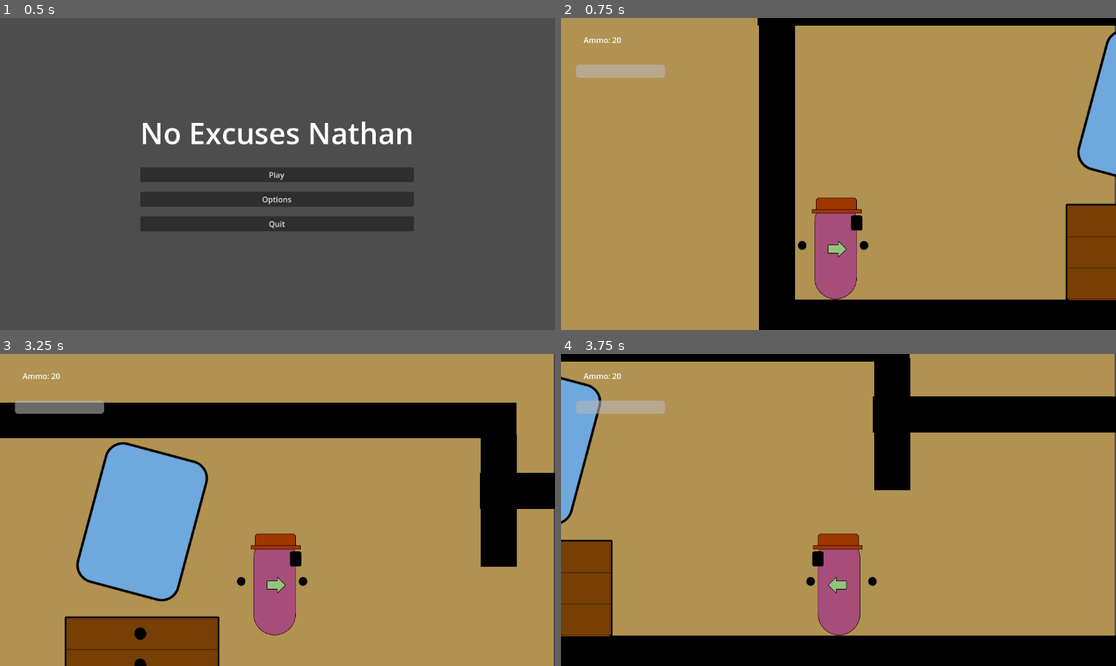
Above: before the commit, frames 1-4 (two rows, left to right).
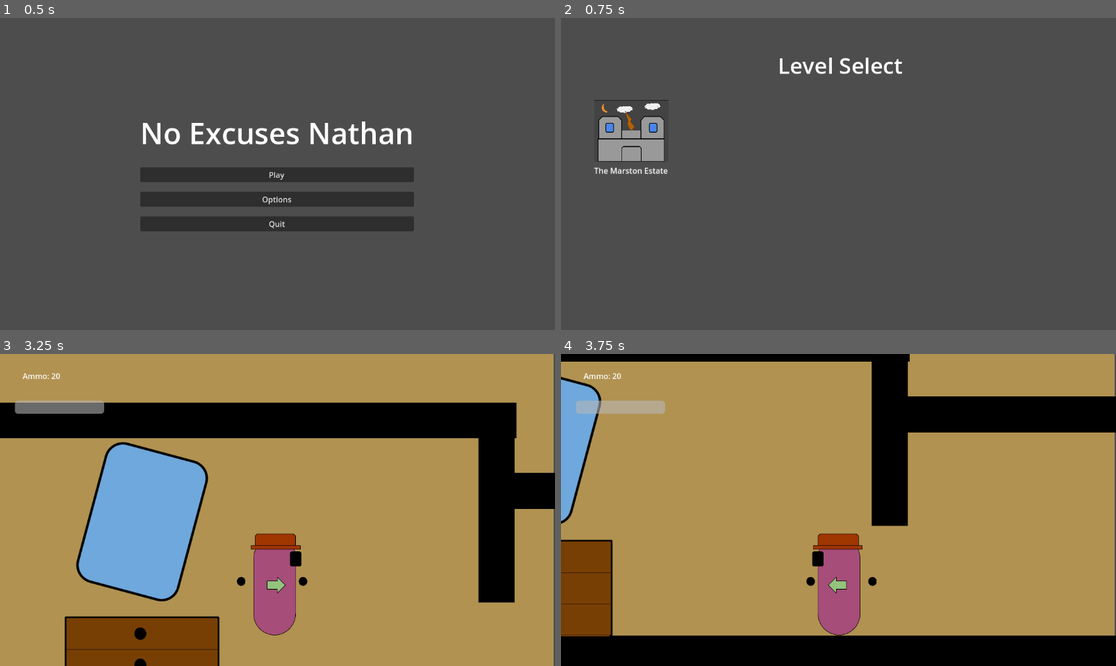
Above: after the commit, the same moments.

Repository: TrinityXon/No-Excuses-Nathan
Game: Godot game, scene res://Levels/UILevels/MainMenu.tscn
The game is run twice, just before and just after one commit, with the same random seed, the same clock (stepped at 60 frames per second) and the same inputs. The engine's default icon, where the game draws it, is replaced by a stand-in: a white triangle on a blue panel in a dark square.
Inputs (mouse positions are in pixels of both pictures, inside the frame that each line leads up to):
- Up to frame 1 (0.5 s): no input
- Up to frame 2 (0.75 s): click "Play" at 0.5 s
- Up to frame 3 (3.25 s): click (72, 466) at 1.27 s; tap Enter at 2 s; hold Right (Move_Right) from 2.03 s (still down); tap F (Pickup) at 2.1 s; tap W (Jump) at 2.27, 3.02 s; tap Ctrl (Shoot) at 2.85 s
- Up to frame 4 (3.75 s): release Right (Move_Right) at 3.53 s; hold Left (MoveLeft) from 3.53 s (still down); tap C (crouch) at 3.6 s

Frame 1 is identical in both runs. In frame 2, 100% of the frame differs, in the area x 0-100%, y 0-100%; in frame 3, 1.1%; in frame 4, 1.1%.

Commit message:
Level Select Screen Implemented

Diff:
--- a/Game_Objects/Floor/BlockoutPlaceholder.tscn
+++ b/Game_Objects/Floor/BlockoutPlaceholder.tscn
@@ -3,6 +3,7 @@
 [ext_resource type="PackedScene" uid="uid://dn7e6nh8el36e" path="res://Game_Objects/Floor/GroundLevel_Base.tscn" id="1_7vwil"]
 
 [node name="GroundLevel" instance=ExtResource("1_7vwil")]
+collision_layer = 39
 
 [node name="CollisionShape2D" parent="." index="0"]
 z_index = 1
--- a/Levels/The_Marston_Estate/Floor_1/floor_1.tscn
+++ b/Levels/The_Marston_Estate/Floor_1/floor_1.tscn
@@ -43,9 +43,9 @@
 [node name="Foyer" type="Node2D" parent="Environment/Rooms"]
 
 [node name="GroundLevel3" parent="Environment/Rooms/Foyer" instance=ExtResource("1_wy6xv")]
-position = Vector2(-2265, 481)
+position = Vector2(-2268, 495)
 rotation = 1.57079
-scale = Vector2(1.28, 0.360002)
+scale = Vector2(1.76, 0.360002)
 
 [node name="GroundLevel4" parent="Environment/Rooms/Foyer" instance=ExtResource("1_wy6xv")]
 position = Vector2(-3188, 574)
--- /dev/null
+++ b/Levels/UILevels/Level_Select/Level_Select.tscn
@@ -0,0 +1,28 @@
+[gd_scene load_steps=2 format=3 uid="uid://bvmxbwitqrsw4"]
+
+[ext_resource type="PackedScene" uid="uid://mkprluj0fh7b" path="res://UI/LevelButton/LevelButton.tscn" id="1_k0by0"]
+
+[node name="LevelSelect" type="Control"]
+layout_mode = 3
+anchors_preset = 15
+anchor_right = 1.0
+anchor_bottom = 1.0
+grow_horizontal = 2
+grow_vertical = 2
+
+[node name="Label" type="Label" parent="."]
+layout_mode = 1
+anchors_preset = 5
+anchor_left = 0.5
+anchor_right = 0.5
+offset_left = -126.0
+offset_top = 66.0
+offset_right = 136.0
+offset_bottom = 133.0
+grow_horizontal = 2
+theme_override_font_sizes/font_size = 46
+text = "Level Select"
+
+[node name="LevelButton" parent="." instance=ExtResource("1_k0by0")]
+position = Vector2(147, 229)
+levelpath = "res://Levels/The_Marston_Estate/Floor_1/floor_1.tscn"
--- a/Levels/UILevels/MainMenu.tscn
+++ b/Levels/UILevels/MainMenu.tscn
@@ -10,7 +10,7 @@
 grow_horizontal = 2
 grow_vertical = 2
 script = ExtResource("1_q2rmk")
-level = "res://Levels/The_Marston_Estate/Floor_1/floor_1.tscn"
+level = "res://Levels/UILevels/Level_Select/Level_Select.tscn"
 
 [node name="MarginContainer" type="MarginContainer" parent="."]
 layout_mode = 1
--- /dev/null
+++ b/UI/LevelButton/LevelButton.gd
@@ -0,0 +1,18 @@
+extends Node2D
+
+@onready var buttonRef: Button = $Button
+@onready var labelRef: Label = $Label
+
+@export var displayText: String
+@export var levelpath: String
+
+func  _ready():
+	if displayText != '': labelRef.text = displayText
+	if buttonRef != null:
+		buttonRef.button_down.connect(switchLevels)
+
+func switchLevels():
+	if levelpath != '':
+		get_tree().change_scene_to_file(levelpath)
+	else:
+		print('no level assigned')
--- /dev/null
+++ b/UI/LevelButton/LevelButton.tscn
@@ -0,0 +1,41 @@
+[gd_scene load_steps=5 format=3 uid="uid://mkprluj0fh7b"]
+
+[ext_resource type="Script" path="res://UI/LevelButton/LevelButton.gd" id="1_ewfme"]
+[ext_resource type="Texture2D" uid="uid://12nf8diiwcv7" path="res://ArtSprite/LevelPreviewImages/MarstonEstate.png" id="1_x7pia"]
+
+[sub_resource type="StyleBoxTexture" id="StyleBoxTexture_kp2n6"]
+texture = ExtResource("1_x7pia")
+
+[sub_resource type="StyleBoxTexture" id="StyleBoxTexture_xadkd"]
+texture = ExtResource("1_x7pia")
+
+[node name="LevelButton" type="Node2D"]
+scale = Vector2(2.3033, 2.3033)
+script = ExtResource("1_ewfme")
+
+[node name="Button" type="Button" parent="."]
+anchors_preset = 8
+anchor_left = 0.5
+anchor_top = 0.5
+anchor_right = 0.5
+anchor_bottom = 0.5
+offset_left = -34.0
+offset_top = -25.0
+offset_right = -26.0
+offset_bottom = -17.0
+grow_horizontal = 2
+grow_vertical = 2
+scale = Vector2(8.34891, 6.84347)
+theme_override_styles/normal = SubResource("StyleBoxTexture_kp2n6")
+theme_override_styles/pressed = SubResource("StyleBoxTexture_xadkd")
+
+[node name="Label" type="Label" parent="."]
+offset_left = -33.8645
+offset_top = 33.4303
+offset_right = 116.136
+offset_bottom = 59.4303
+scale = Vector2(0.444275, 0.444275)
+theme_override_font_sizes/font_size = 16
+text = "The Marston Estate"
+
+[connection signal="button_down" from="Button" to="." method="_on_button_button_down"]
Binary file added: ArtSprite/LevelPreviewImages/MarstonEstate.png
Not shown, added: ArtSprite/LevelPreviewImages/MarstonEstate.png.import
